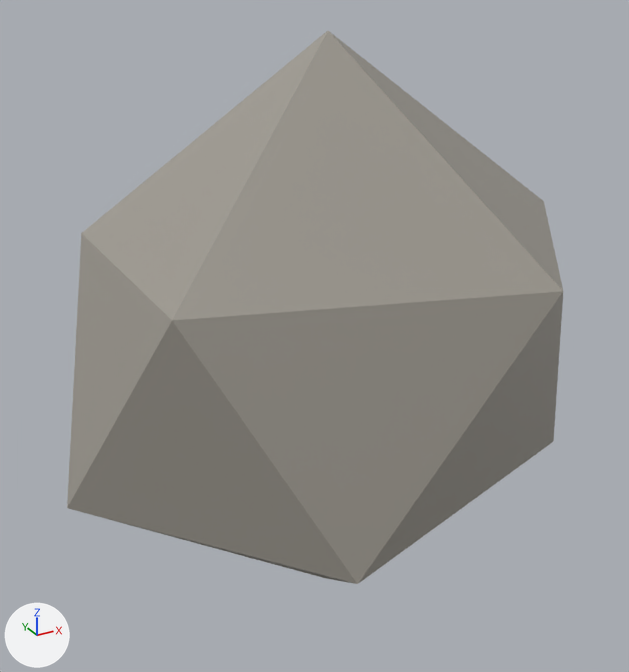
What one commit did to the glTF model src/models/rock.glb.
The view is the same before and after, from a 50 mm lens placed at (-1.47, -2.59, 1.83), pointed at (-0.03, 0.04, 0.51). The axes (+X, +Y, +Z) are drawn at lower left. The lights are the same throughout. The first picture is the older version. Vertices at exactly the same position are counted once.

In view in the first picture: 'rock'.
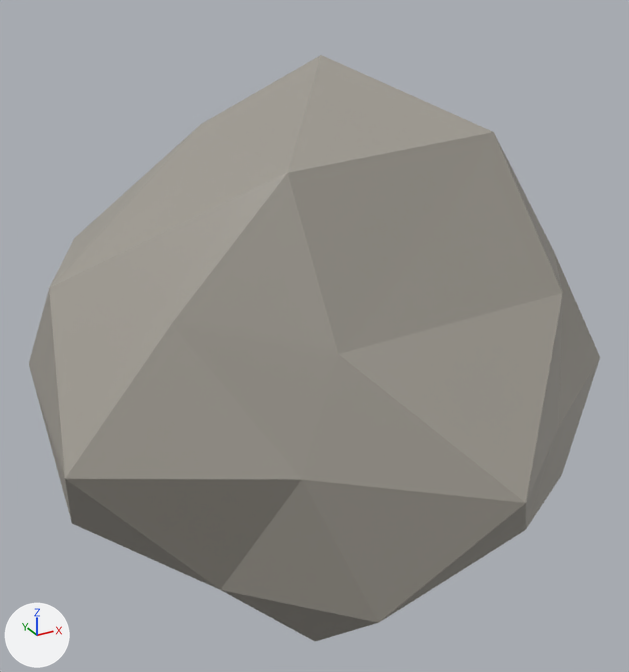
Boxes (x1, y1, x2, y2) around the edits, measured in the pictures (629 x 672 px):
'rock', reshaped (15% wider)
    before: (67, 31, 563, 584)
    after: (29, 55, 600, 641)

What changed in the scene script:
```text
Change me_rock:
    used by ob_rock; location = (0.0, 0.0, 0.0)
    remove me_rock.from_pydata(...)  # 12 vertices, 20 faces; spans x -1.01..1.01, y -0.81..0.81, z -0.6..1.6
    add me_rock.from_pydata(...)  # 42 vertices, 80 faces; spans x -1.08..1.08, y -1.08..1.08, z -0.68..1.52
    me_rock part 1: the whole mesh is rebuilt
```
